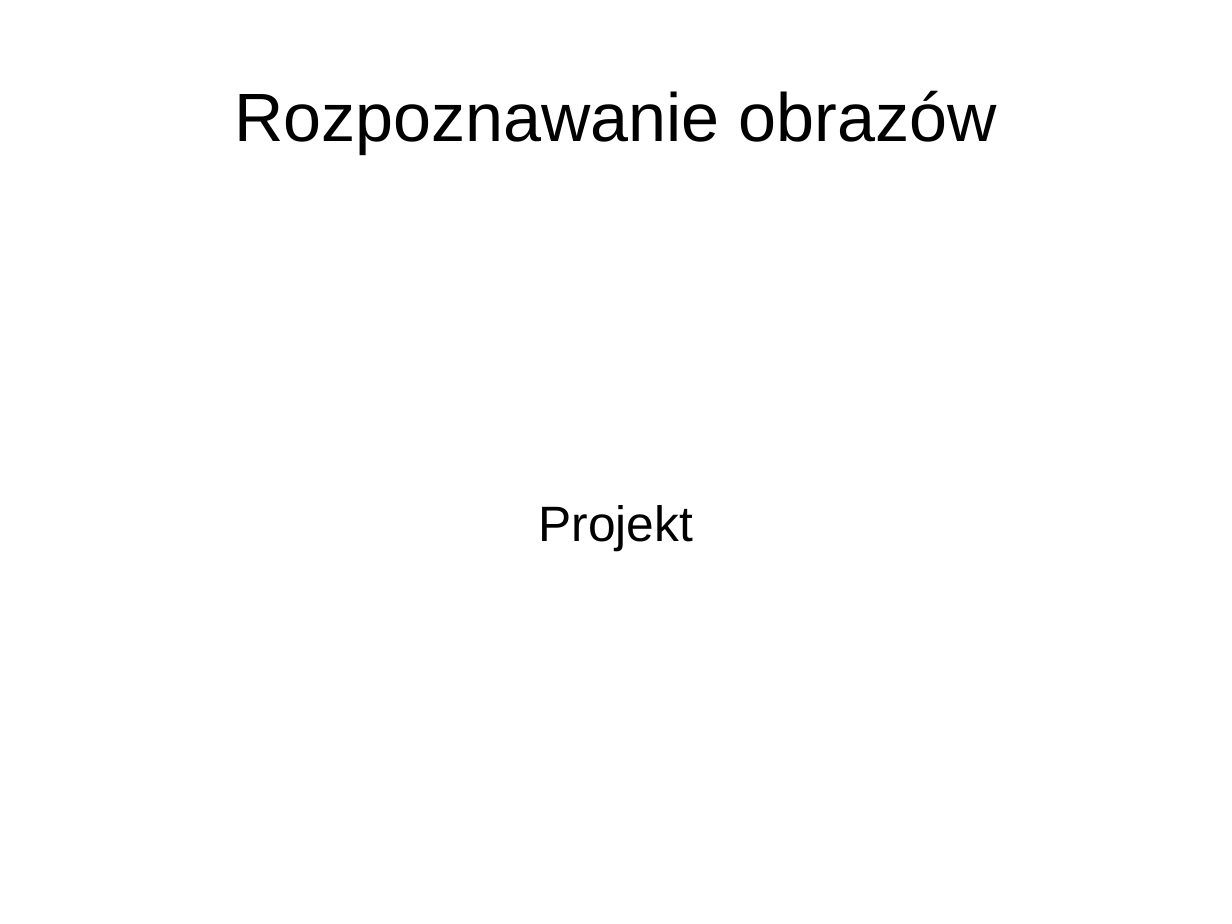
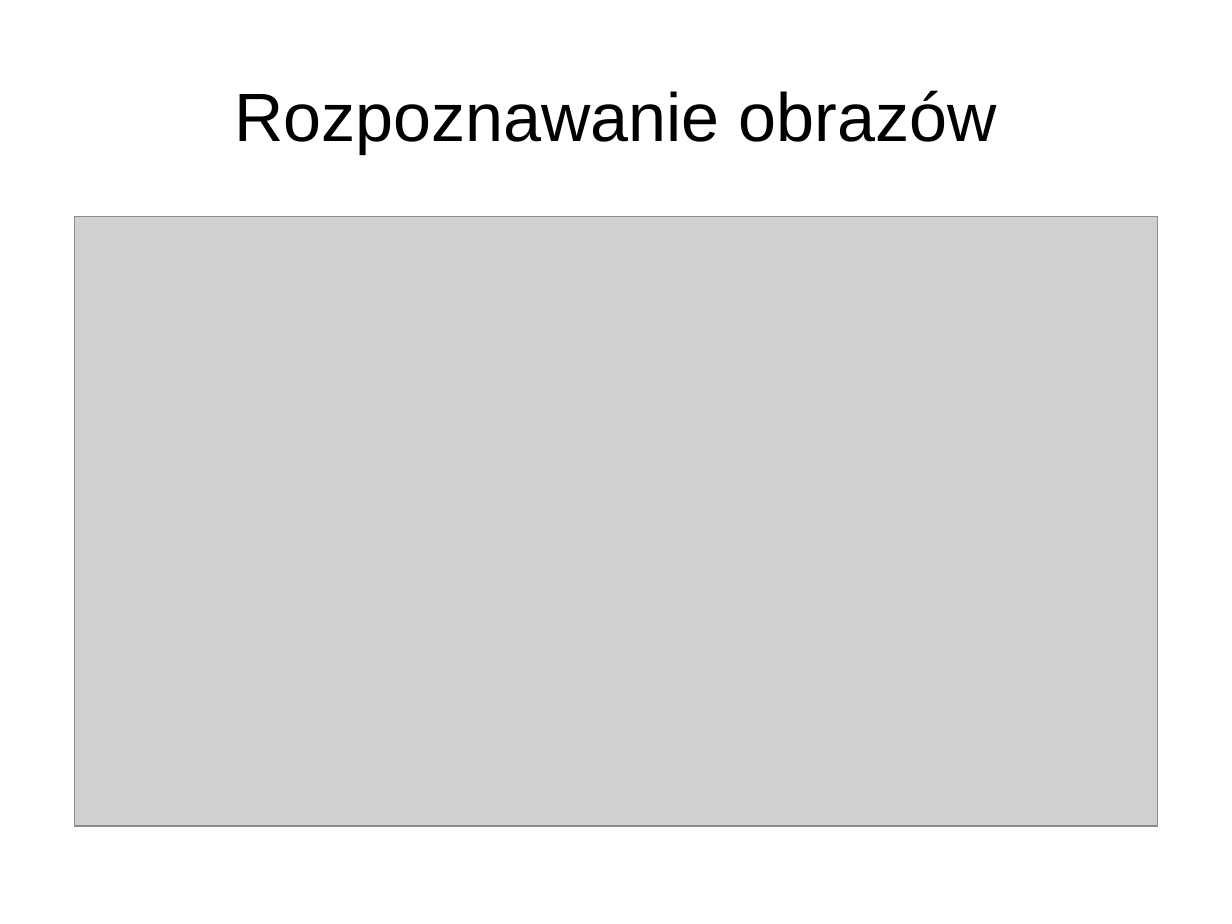
Before and after one commit to ptutak/image_recognition, a slide deck: slide 1 of prezentacja.odp. Drawn at 1232x924 pixels with LibreOffice and Linux fonts; fonts in the diff are those of the drawing; grey boxes stand for pictures. Boxes give left, top, right and bottom in pixels: in the first picture for what was removed or moved away, otherwise in the second. Text is boxed around its words. In the diff, an @@ line names an element or a change of style, - is before the commit and + after.

```diff
--- a/prezentacja.odp
+++ b/prezentacja.odp
@@ picture added at (74,216,1157,826) @@
@@ subtitle removed at (539,505,693,550) @@
-Projekt
```
Also in this commit, not shown: 1 other slide changed, 3 slides added, 1 slide removed, 2 other files.
